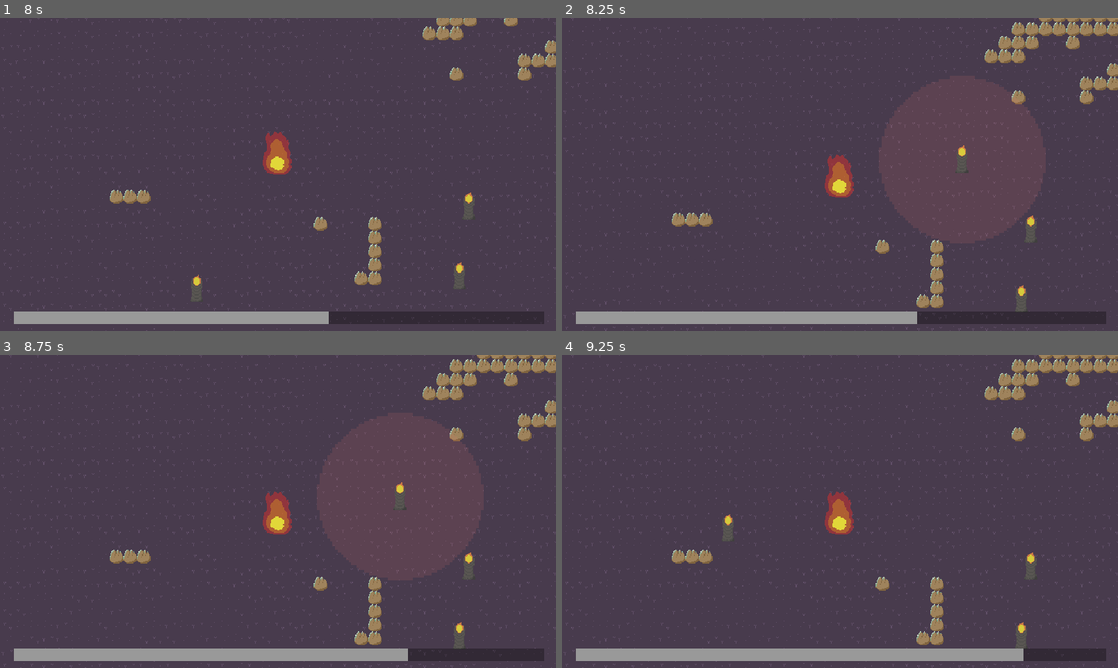
Above: before the commit, frames 1-4 (two rows, left to right).
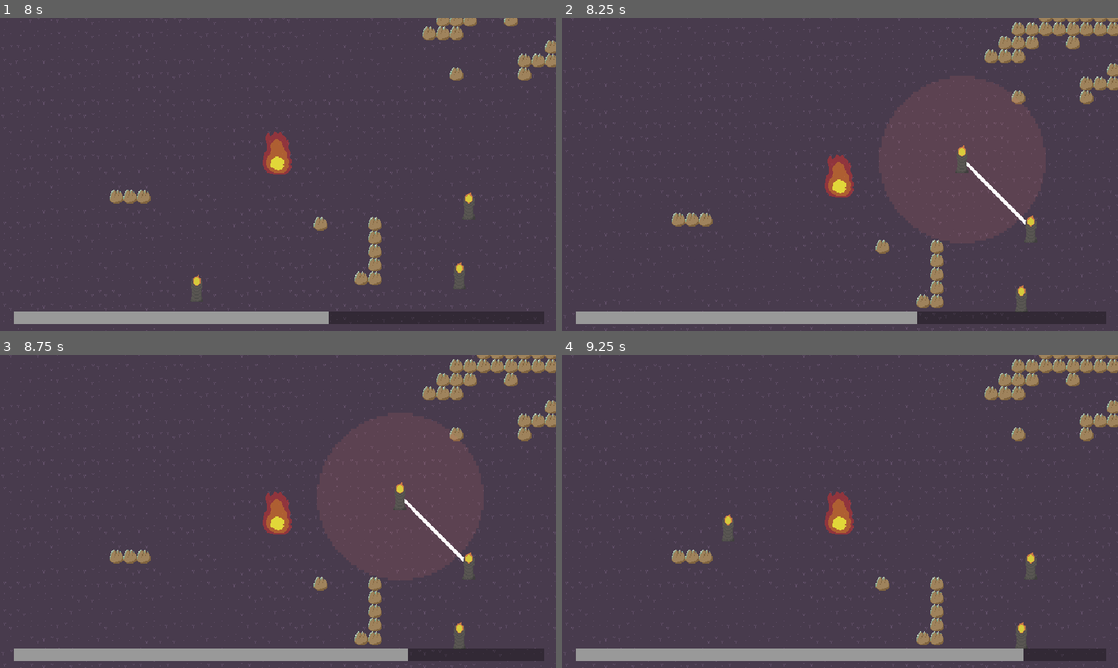
Above: after the commit, the same moments.

Repository: sushitoad/tower-defense-prototype
Game: Godot game, scene res://scenes/test_scene.tscn
Two runs of this game, one before a commit and one after it. Both use one fixed random seed, a clock stepped at 60 frames per second and the inputs below.
Inputs (mouse positions are in pixels of both pictures, inside the frame that each line leads up to):
- Up to frame 1 (8 s): move the mouse to (467, 230) at 0.52 s; tap S (CameraDown) at 0.6, 4.35 s; move the mouse to (461, 277) at 1.27 s; tap A (CameraLeft) at 1.35, 5.1 s; move the mouse to (333, 105) at 2.02 s; tap D (CameraRight) at 2.1, 7.35 s; move the mouse to (250, 237) at 2.77 s; tap W (CameraUp) at 2.85 s; move the mouse to (444, 221) at 3.52 s; click (444, 221) at 3.6 s; move the mouse to (111, 127) at 4.27 s; move the mouse to (305, 174) at 5.02 s; click "summon a new beacon" at 5.75 s; click "Prism Beacon" at 6.5 s; move the mouse to (194, 287) at 7.27 s
- Up to frame 2 (8.25 s): move the mouse to (962, 158) at 8.02 s; tap W (CameraUp) at 8.1 s
- Up to frame 3 (8.75 s): no input
- Up to frame 4 (9.25 s): move the mouse to (728, 527) at 8.77 s; click (728, 527) at 8.85 s

Frame 1 is identical in both runs. In frame 2, 0.2% of the frame differs, in the area x 72-84%, y 46-66%; in frame 3, 0.2%; in frame 4, nothing differs.

Commit message:
testing found a solution
probably gonna want to move all my beacons to animatablebody2d, seems like it has more of the functionality I need

Diff:
--- /dev/null
+++ b/fixing_nearby_beacons.tscn
@@ -0,0 +1,50 @@
+[gd_scene load_steps=6 format=3 uid="uid://d0a7qlgf4xbbu"]
+
+[ext_resource type="Texture2D" uid="uid://dc5tfe3rwimm0" path="res://art/charge tower proto 1.png" id="1_epesy"]
+[ext_resource type="Script" uid="uid://chrckpbvs8gu" path="res://test_moving_beacon.gd" id="1_kif7u"]
+[ext_resource type="Script" uid="uid://by6156xypdv05" path="res://test_nearby_beacon.gd" id="3_anvdr"]
+
+[sub_resource type="CircleShape2D" id="CircleShape2D_kif7u"]
+radius = 16.492422
+
+[sub_resource type="CircleShape2D" id="CircleShape2D_anvdr"]
+radius = 80.0
+
+[node name="fixing nearby beacons" type="Node2D"]
+
+[node name="moving beacon" type="AnimatableBody2D" parent="." groups=["beacon"]]
+script = ExtResource("1_kif7u")
+is_being_placed = true
+
+[node name="CollisionShape2D" type="CollisionShape2D" parent="moving beacon"]
+shape = SubResource("CircleShape2D_kif7u")
+
+[node name="Sprite2D" type="Sprite2D" parent="moving beacon"]
+texture = ExtResource("1_epesy")
+
+[node name="NearbyBeaconArea2D" type="Area2D" parent="moving beacon"]
+script = ExtResource("3_anvdr")
+
+[node name="NearbyBeaconShape2D" type="CollisionShape2D" parent="moving beacon/NearbyBeaconArea2D"]
+shape = SubResource("CircleShape2D_anvdr")
+
+[node name="Placed beacon" type="AnimatableBody2D" parent="." groups=["beacon"]]
+position = Vector2(214, 75)
+script = ExtResource("1_kif7u")
+
+[node name="CollisionShape2D" type="CollisionShape2D" parent="Placed beacon"]
+shape = SubResource("CircleShape2D_kif7u")
+
+[node name="Sprite2D" type="Sprite2D" parent="Placed beacon"]
+texture = ExtResource("1_epesy")
+
+[node name="NearbyBeaconArea2D" type="Area2D" parent="Placed beacon"]
+script = ExtResource("3_anvdr")
+
+[node name="NearbyBeaconShape2D" type="CollisionShape2D" parent="Placed beacon/NearbyBeaconArea2D"]
+shape = SubResource("CircleShape2D_anvdr")
+
+[connection signal="body_entered" from="moving beacon/NearbyBeaconArea2D" to="moving beacon/NearbyBeaconArea2D" method="_on_body_entered"]
+[connection signal="body_exited" from="moving beacon/NearbyBeaconArea2D" to="moving beacon/NearbyBeaconArea2D" method="_on_body_exited"]
+[connection signal="body_entered" from="Placed beacon/NearbyBeaconArea2D" to="Placed beacon/NearbyBeaconArea2D" method="_on_body_entered"]
+[connection signal="body_exited" from="Placed beacon/NearbyBeaconArea2D" to="Placed beacon/NearbyBeaconArea2D" method="_on_body_exited"]
--- a/scripts/beacon_manager.gd
+++ b/scripts/beacon_manager.gd
@@ -48,7 +48,7 @@
 			print("error- BeaconType")
 	add_child(newBeacon)
 	newBeacon.isBeingPlaced = true
-	#newBeacon.get_node("CollisionShape2D").disabled = true
+	newBeacon.get_node("CollisionShape2D").disabled = true
 	newBeacon.find_child("RangeSprite2D").visible = true
 
 func PlaceSpawnedBeacon():
--- /dev/null
+++ b/test_moving_beacon.gd
@@ -0,0 +1,11 @@
+extends AnimatableBody2D
+
+@export var is_being_placed: bool = false
+
+#so maybe what's happening is that when the collision for the staticbody2D is activated
+#it stops going off the area2ds, which maybe also work?
+#I wonder what would happen if I keep the staticbodys disabled
+
+func _physics_process(delta: float) -> void:
+	if is_being_placed:
+		global_position = get_global_mouse_position()
--- /dev/null
+++ b/test_nearby_beacon.gd
@@ -0,0 +1,15 @@
+extends Area2D
+
+var nearbyBeacons: Array[AnimatableBody2D]
+
+@onready var beacon_body: AnimatableBody2D = get_parent()
+
+func _on_body_entered(body: Node2D) -> void:
+	if body.is_in_group("beacon") and !beacon_body.is_being_placed:
+		nearbyBeacons.append(body)
+		print(nearbyBeacons)
+
+func _on_body_exited(body: Node2D) -> void:
+	if body.is_in_group("beacon") and !beacon_body.is_being_placed:
+		nearbyBeacons.remove_at(nearbyBeacons.find(body))
+		print(nearbyBeacons)
Not shown, added: test_moving_beacon.gd.uid
Not shown, added: test_nearby_beacon.gd.uid
